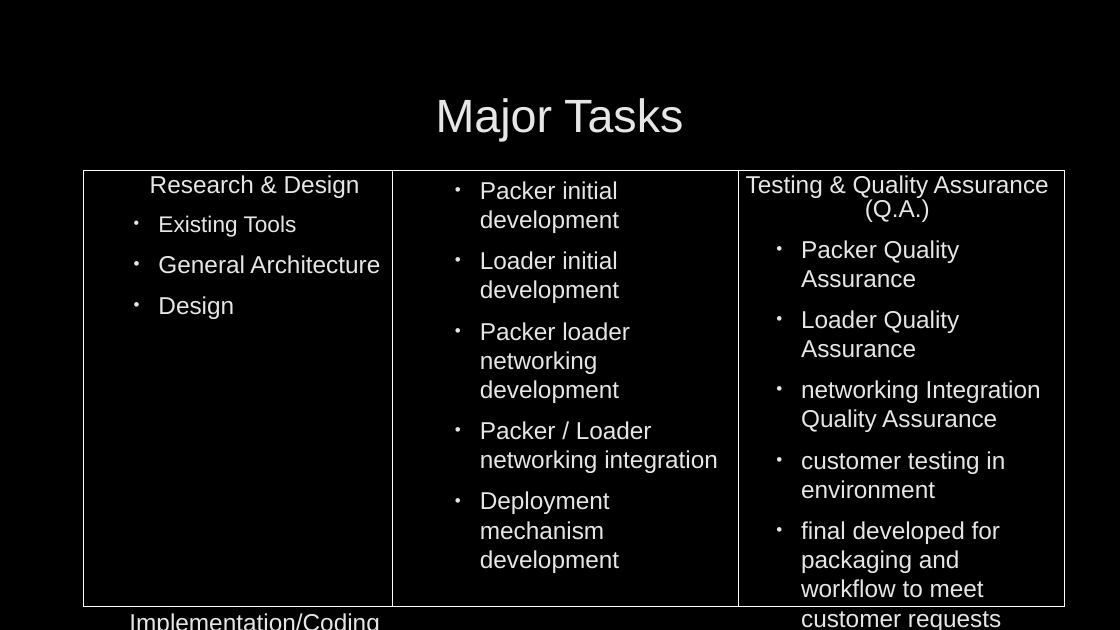
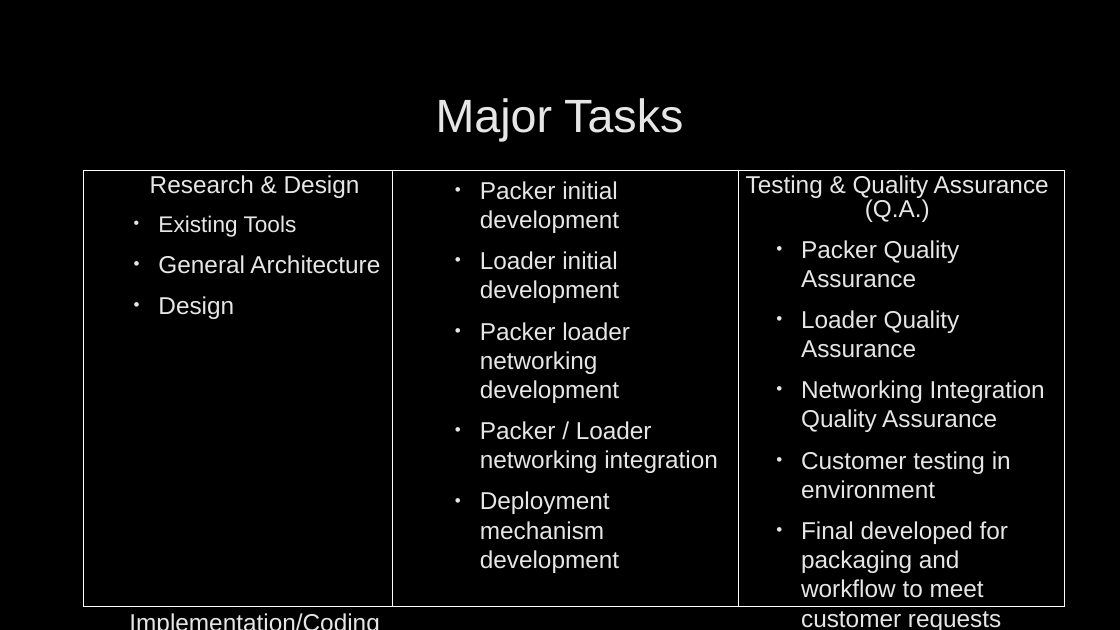
Before and after one commit to jcogs89/LMC-Packer-Loader, a slide deck: slide 6 of Assignments/E04 - Draft Design Review.pptx. Drawn at 1120x630 pixels with LibreOffice and Linux fonts; fonts in the diff are those of the drawing; background and template pictures are left out. Boxes give left, top, right and bottom in pixels: in the first picture for what was removed or moved away, otherwise in the second. Text is boxed around its words. In the diff, an @@ line names an element or a change of style, - is before the commit and + after.

```diff
--- a/Assignments/E04 - Draft Design Review.pptx
+++ b/Assignments/E04 - Draft Design Review.pptx
@@ text at (801,380,1045,598): text changed @@
-  • networking Integration Quality Assurance
-  • customer testing in environment
-  • final developed for packaging and workflow to meet customer requests
+  • Networking Integration Quality Assurance
+  • Customer testing in environment
+  • Final developed for packaging and workflow to meet customer requests
```
Also in this commit, not shown: 9 other slides changed.
